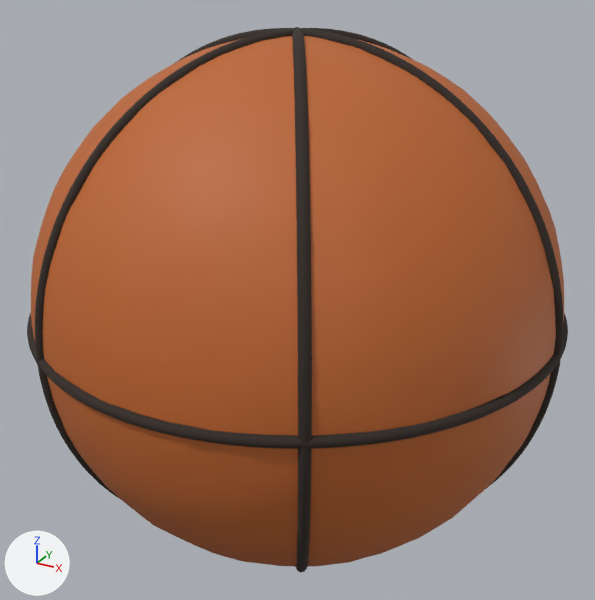
The glTF model public/models/basketball.glb: old version first, new version second.
The view is the same before and after, from a 50 mm lens placed at (1.436, -2.611, 1.305), pointed at (0.0, 0.0, -0.001). Every picture has the same lights, and +X, +Y and +Z are marked at lower left. The older version comes first. Vertices at exactly the same position are counted once.

Objects in the first picture: 'basketball', 'seam_eq', 'seam_m0', 'seam_m1', 'seam_m2'.
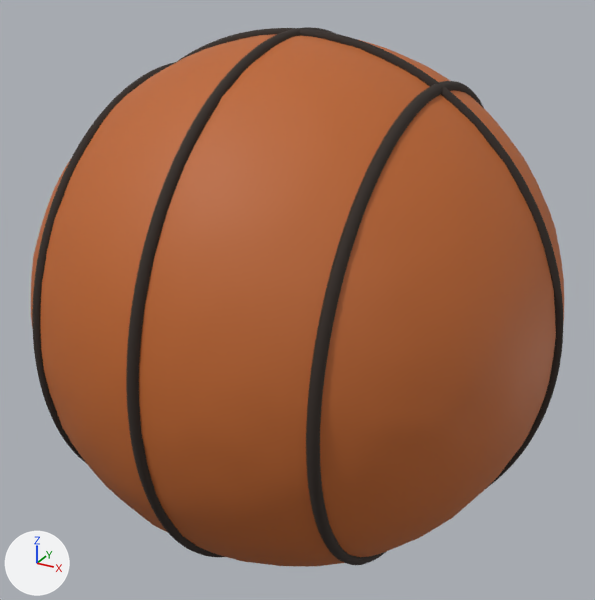
Where the change shows, as pixel boxes (x1, y1, x2, y2) in the pictures (595 x 600 px):
```json
{"object": "seam_eq", "change": "reshaped", "before": [27, 313, 568, 449], "after": [177, 28, 563, 488]}
{"object": "seam_side_pos", "change": "added", "after": [306, 81, 484, 565]}
{"object": "seam_m1", "change": "deleted", "before": [292, 27, 312, 572]}
{"object": "seam_ring", "change": "added", "after": [126, 27, 336, 557]}
{"object": "seam_m2", "change": "deleted", "before": [35, 28, 412, 499], "on screen": "mostly hidden"}
{"object": "seam_m0", "change": "deleted", "before": [175, 28, 563, 488], "on screen": "mostly hidden"}
{"object": "seam_side_neg", "change": "added", "after": [32, 62, 176, 464], "on screen": "mostly hidden"}
```

The change, as JSON lines over the scene's bpy script:
```json
{"block": "me_seam_eq", "where": "# used by ob_seam_eq; location = (0.0, 0.0, 0.0)"}
{"op": "remove", "block": "me_seam_eq", "code": "me_seam_eq.from_pydata(...)  # 2000 vertices, 4000 faces; spans x -1.02..1.02, y -1.02..1.02, z -0.02..0.02"}
{"op": "add", "block": "me_seam_eq", "code": "me_seam_eq.from_pydata(...)  # 2000 vertices, 4000 faces; spans x -1.02..1.02, y -0.02..0.02, z -1.02..1.02"}
{"block": "me_seam_eq", "change": "me_seam_eq part 1: 2000 of 2000 vertices moved; they spanned x -1.02..1.02, y -1.02..1.02, z -0.02..0.02 and now span x -1.02..1.02, y -0.02..0.02, z -1.02..1.02; mean shift (0.0, 0.0, 0.0)"}
{"op": "add", "block": "me_seam_side_neg", "code": ["me_seam_side_neg = bpy.data.meshes.new('seam_side_neg')", "me_seam_side_neg.from_pydata(...)  # 2000 vertices, 4000 faces; spans x -0.54..-0.5, y -0.87..0.87, z -0.87..0.87", "me_seam_side_neg.materials.append(mat_seam)  # brown #302721"]}
{"op": "add", "block": "me_seam_side_pos", "code": ["me_seam_side_pos = bpy.data.meshes.new('seam_side_pos')", "me_seam_side_pos.from_pydata(...)  # 2000 vertices, 4000 faces; spans x 0.5..0.54, y -0.87..0.87, z -0.87..0.87", "me_seam_side_pos.materials.append(mat_seam)  # brown #302721"]}
{"op": "add", "block": "me_seam_ring", "code": ["me_seam_ring = bpy.data.meshes.new('seam_ring')", "me_seam_ring.from_pydata(...)  # 2000 vertices, 4000 faces; spans x -0.02..0.02, y -1.02..1.02, z -1.02..1.02", "me_seam_ring.materials.append(mat_seam)  # brown #302721"]}
{"op": "remove", "block": "ob_seam_m0", "code": ["ob_seam_m0 = bpy.data.objects.new('seam_m0', me_seam_m0)", "ob_seam_m0.location = (0.0, 0.0, 0.0)"]}
{"op": "remove", "block": "ob_seam_m1", "code": ["ob_seam_m1 = bpy.data.objects.new('seam_m1', me_seam_m1)", "ob_seam_m1.location = (0.0, 0.0, 0.0)"]}
{"op": "remove", "block": "ob_seam_m2", "code": ["ob_seam_m2 = bpy.data.objects.new('seam_m2', me_seam_m2)", "ob_seam_m2.location = (0.0, 0.0, 0.0)"]}
{"op": "add", "block": "ob_seam_side_neg", "code": ["ob_seam_side_neg = bpy.data.objects.new('seam_side_neg', me_seam_side_neg)", "ob_seam_side_neg.location = (0.0, 0.0, 0.0)"]}
{"op": "add", "block": "ob_seam_side_pos", "code": ["ob_seam_side_pos = bpy.data.objects.new('seam_side_pos', me_seam_side_pos)", "ob_seam_side_pos.location = (0.0, 0.0, 0.0)"]}
{"op": "add", "block": "ob_seam_ring", "code": ["ob_seam_ring = bpy.data.objects.new('seam_ring', me_seam_ring)", "ob_seam_ring.location = (0.0, 0.0, 0.0)"]}
```
